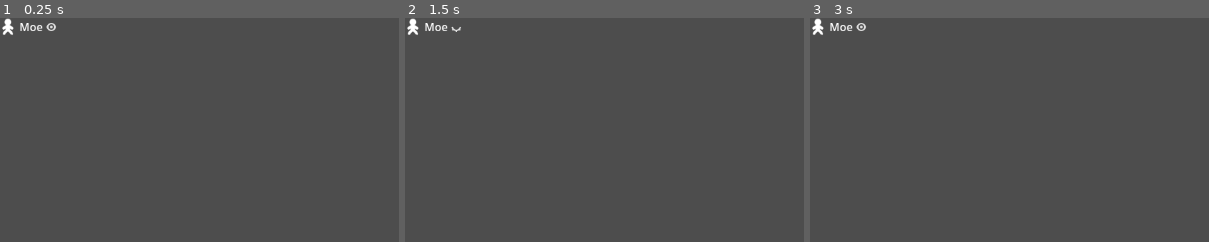
Above: before the commit, frames 1-3 (left to right).
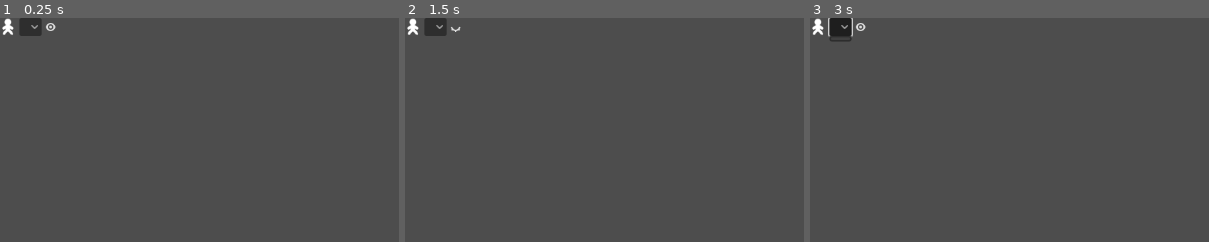
Above: after the commit, the same moments.

Repository: Crystalwarrior/AO2-LogReader
Game: Godot game, scene res://Objects/Character.tscn
The game is run twice, just before and just after one commit, with the same random seed, the same clock (stepped at 60 frames per second) and the same inputs. This scene is started directly instead of the project's main scene.
Inputs (mouse positions are % of the whole screen's width and height, from its top left):
- Up to frame 1 (0.25 s): no input
- Up to frame 2 (1.5 s): click (4, 2) at 0.52 s; click (6, 2) at 1.25 s
- Up to frame 3 (3 s): click (6, 2) at 2 s; click (4, 2) at 2.77 s
The pictures show only the part of the screen within x 0-50%, y 0-50%; the shares and areas given below are measured in that part.

The runs differ from the first frame. In frame 1, 0.5% of the frame differs, in the area x 5-15%, y 0-9%; in frame 2, 0.4%; in frame 3, 0.6%, in the area x 4-15%, y 0-11%.

Commit message:
Implemented correctly collecting characters
Now the program correctly collect the characters with all their aliases.

Diff:
--- a/Objects/Character.gd
+++ b/Objects/Character.gd
@@ -1,6 +1,27 @@
 extends HBoxContainer
 
-var AOID
-var charName
-var showName
+var id
+var names = []
 var color
+var mapChar
+var disconnectState
+
+func add_name(newName):
+	if !names.has(newName):
+		names.append(newName)
+		$Names.add_item(newName)
+
+func set_icon():
+	pass
+
+#func change_connectionState(state):
+	#if state:
+		#if charName != null:
+			#print(charName + " SET DISCONNECT TO " + str(state))
+		#else:
+			#if showName != null:
+				#print(showName + " SET DISCONNECT TO " + str(state))
+	#disconnectState = state
+	#get_node("Icon/Disconnect").visible = state
+	#if mapChar != null:
+		#mapChar.get_child(0).visible = state
--- a/Objects/Character.tscn
+++ b/Objects/Character.tscn
@@ -1,8 +1,9 @@
-[gd_scene load_steps=5 format=3 uid="uid://ddmxeq6e646fp"]
+[gd_scene load_steps=6 format=3 uid="uid://ddmxeq6e646fp"]
 
 [ext_resource type="Script" path="res://Objects/Character.gd" id="1_d0qnn"]
 [ext_resource type="Texture2D" uid="uid://cdpxsjmlhhqds" path="res://Assets/Bean.png" id="1_ov07w"]
 [ext_resource type="Texture2D" uid="uid://bm342d3lsa4qa" path="res://Assets/GuiVisibilityVisible.svg" id="2_ix08b"]
+[ext_resource type="Texture2D" uid="uid://b6dagfaoejst8" path="res://Assets/disconnect.svg" id="3_s7833"]
 [ext_resource type="Texture2D" uid="uid://oiisi4853yoi" path="res://Assets/GuiVisibilityHidden.svg" id="3_swi4v"]
 
 [node name="HBoxContainer" type="HBoxContainer"]
@@ -17,7 +18,26 @@
 expand_mode = 1
 stretch_mode = 5
 
+[node name="Disconnect" type="TextureRect" parent="Icon"]
+visible = false
+self_modulate = Color(1, 1, 1, 0.729412)
+layout_mode = 1
+anchors_preset = 15
+anchor_right = 1.0
+anchor_bottom = 1.0
+offset_left = -1.0
+offset_right = 1.0
+grow_horizontal = 2
+grow_vertical = 2
+texture = ExtResource("3_s7833")
+expand_mode = 3
+
+[node name="Names" type="OptionButton" parent="."]
+layout_mode = 2
+selected = 0
+
 [node name="Name" type="Label" parent="."]
+visible = false
 layout_mode = 2
 text = "Moe"
 
--- a/main_window.gd
+++ b/main_window.gd
@@ -22,6 +22,7 @@
 
 #{"showname": "charfolder"}
 var shownames: Dictionary = {}
+var characters = []
 
 func _process(delta):
 	if current_file_path and last_date_modified != FileAccess.get_modified_time(current_file_path):
@@ -71,7 +72,6 @@
 	var message = line.substr(line.find(":")+1).strip_edges()
 	var speaker = line.substr(0, line.find(":")).strip_edges()
 
-	var character = find_character(line)
 
 #	if !is_ooc:
 #
@@ -82,8 +82,6 @@
 #					found = true
 #			if found == false and line.find("[") != -1:
 #				create_character(charName, line)
-
-
 
 	var italics = false
 	if is_ooc:
@@ -95,7 +93,7 @@
 			var fromID = line.split("] ")[1].split("[")[1]
 			var to = line.split("] ")[3].rsplit(".")[0]
 			var toID = line.split("] ")[2].split("[")[1]
-			emit_signal("movement", character, from, fromID, to, toID)
+			#emit_signal("movement", character, from, fromID, to, toID)
 	else:
 		var actions = ["shouts", "has "]
 		for action in actions:
@@ -132,85 +130,155 @@
 	parsed_view.add_text(message + "\n")
 	if italics:
 		parsed_view.pop()
-
-func create_character(charfolder, showName, AOID, line):
+	if !is_ooc or line.contains("moves from"):
+		var nameArray
+		if speaker == hostname and line.contains("moves from"):
+			nameArray = [line.split("]")[1].lstrip(" ").split("moves from")[0].strip_edges()]
+		else:
+			nameArray = _clean_name(speaker)
+		if nameArray.is_empty():
+			return
+		var currentCharacter = _find_character(nameArray)
+		if currentCharacter == null:
+			#CREATE NEW CHARACTER
+			currentCharacter = create_character(characters.size(), line)
+		for currentName in nameArray:
+			if currentName != "":
+				currentCharacter.add_name(currentName)
+
+
+
+
+func create_character(id, line):
 # PUT CHARACTER INTO THE LIST
 	var newChar = characterNode.instantiate()
-	newChar.name = charfolder
-	newChar.charName = charfolder
 	newChar.color = Color.from_hsv((%CharacterList.get_child_count() * 137.508)/100, 0.6, 0.9)
-	newChar.get_node("Name").text = charfolder
-	if AOID != null:
-		newChar.AOID = AOID
-	if showName != null:
-		newChar.showName = showName
-	var icon = get_speakerIcon(charfolder)
-	if icon is ImageTexture:
-		newChar.get_node("Icon").texture = icon
-	else:
-		newChar.get_node("Icon").modulate = newChar.color
+	newChar.id = id
 	%CharacterList.add_child(newChar)
+	characters.append(newChar)
+	#newChar.name = charfolder
+	#newChar.charName = charfolder
+	#newChar.get_node("Name").text = charfolder
+	#if AOID != null:
+		#newChar.AOID = AOID
+	#if showName != null:
+		#newChar.showName = showName
+	#var icon = get_speakerIcon(charfolder)
+	#if icon is ImageTexture:
+		#newChar.get_node("Icon").texture = icon
+	#else:
+		#newChar.get_node("Icon").modulate = newChar.color
 
 #PLACE CHARACTER ON THE MAP
 	# FIND AREANAME AND AREAID
-	var areaName = null
-	var areaID = -1
-	if line.find(": }}}[") != -1:
-		areaID = line.split(": }}}[")[1].split("]")[0]
-	if line.find("moves from") != -1:
-		areaName = line.split("] ")[3].rsplit(".")[0]
-		areaID = line.split("] ")[2].split("[")[1]
-	if line.find("enters from") != -1:
-		return
-
-	# EMIT SIGNAL TO AREAS
-	if areaID != "-1":
-		get_owner().get_node("Areas").Place_character(charfolder, icon, newChar.color, areaName, areaID)
+	#var areaName = null
+	#var areaID = -1
+	#if line.find(": }}}[") != -1:
+		#areaID = line.split(": }}}[")[1].split("]")[0]
+	#if line.find("moves from") != -1:
+		#areaName = line.split("] ")[3].rsplit(".")[0]
+		#areaID = line.split("] ")[2].split("[")[1]
+	#if line.find("enters from") != -1:
+		#return
+
+	#if areaID != "-1":
+		#get_owner().get_node("Areas").place_character(charfolder, icon, newChar.color, areaName, areaID)
 
 	return newChar
 
-func find_character(line):
-	var speaker
-	var charName
-	var showName
-	var AOID = null
-	var moveline = false
-	# FINDING AOID (ID in AO, different from ID used in this program)
-	# AND THE FULL NAME (MEANING SHOWNAME AND CHARACTERNAME TOGETHER)
-	if line.find("moves from") != -1:
-		speaker = line.split("]")[1].lstrip(" ").split("moves from")[0].rstrip(" ")
-		AOID = int(line.substr(line.find("[")+1, line.find("]")-line.find("[")-1))
-		moveline = true
-	if line.find("enters from") != -1:
-		speaker = line.split("]")[1].lstrip(" ").split("enters from")[0].rstrip(" ")
-		AOID = int(line.substr(line.find("[")+1, line.find("]")-line.find("[")-1))
-		moveline = true
-	if line.find(": }}}[") != -1:
-		speaker = line.split(":")[0].strip_edges()
-
-	if speaker == null:
-		return null
-
-	# IF THERE IS <SHOWNAME>(CHARNAME) STRIP OUT THE SHOWNAME
-	var showname = speaker.substr(0, speaker.find("(")).strip_edges()
-	var charfolder = showname
-	if showname != speaker:
-		charfolder = speaker.substr(showname.length()+1).strip_edges().trim_prefix("(").trim_suffix(")")
-
-	if charfolder in shownames:
-		charfolder = shownames[charfolder]
-	for char in %CharacterList.get_children():
-		if char.charName == charName:
-			if showname != null:
-				if char.showName != showname:
-					char.showName = showname
-			return char
-		if AOID != null and char.AOID == AOID:
-			return char
-		if showname != null and char.showName == showname:
-			return char
-
-	return create_character(charfolder, showname, AOID, line)
+func _clean_name(speaker):
+	var speakerArray = []
+	if speaker.split("(").size() > 1:
+		var splitArray = speaker.split("(")
+		speaker = splitArray[0].strip_edges() + "(" + splitArray[splitArray.size()-1].strip_edges()
+		speakerArray.append(splitArray[0].strip_edges())
+		speakerArray.append(splitArray[splitArray.size()-1].strip_edges().rstrip(")"))
+	elif speaker != "":
+		speakerArray.append(speaker.strip_edges())
+	return speakerArray
+
+func _find_character(nameArray):
+	#var id
+	#for currentName in nameArray:
+		#for currentID in names.keys():
+			#for alias in names[currentID]:
+				#if alias == currentName:
+					#return id
+	#return null
+	if nameArray.has("???"):
+		print("============")
+		print(nameArray)
+		print("#")
+	for character in characters:
+		if nameArray.has("???"):
+			print(character.names)
+		for currentName in nameArray:
+			for alias in character.names:
+				if alias == currentName:
+					return character
+	return null
+	#if showName:
+		#id = find_id(showName)
+	#if folderName and id == null:
+		#id = find_id(folderName)
+
+	#if id != null:
+		#if showName:
+			#if !names[id].has(showName):
+				#names[id].append(showName)
+		#if folderName:
+			#if !names[id].has(folderName):
+				#names[id].append(folderName)
+	#elif showName != null and folderName != null:
+		#id = names.size()
+		#names[id] = []
+		#if showName:
+			#names[id].append(showName)
+		#if folderName:
+			#names[id].append(folderName)
+
+#func find_character(line):
+	#var speaker
+	#var charName
+	#var showName
+	#var AOID = null
+	#var moveline = false
+	## FINDING AOID (ID in AO, different from ID used in this program)
+	## AND THE FULL NAME (MEANING SHOWNAME AND CHARACTERNAME TOGETHER)
+	#if line.find("moves from") != -1:
+		#speaker = line.split("]")[1].lstrip(" ").split("moves from")[0].rstrip(" ")
+		#AOID = int(line.substr(line.find("[")+1, line.find("]")-line.find("[")-1))
+		#moveline = true
+	#if line.find("enters from") != -1:
+		#speaker = line.split("]")[1].lstrip(" ").split("enters from")[0].rstrip(" ")
+		#AOID = int(line.substr(line.find("[")+1, line.find("]")-line.find("[")-1))
+		#moveline = true
+	#if line.find(": }}}[") != -1:
+		#speaker = line.split(":")[0].strip_edges()
+#
+	#if speaker == null:
+		#return null
+#
+	## IF THERE IS <SHOWNAME>(CHARNAME) STRIP OUT THE SHOWNAME
+	#var showname = speaker.substr(0, speaker.find("(")).strip_edges()
+	#var charfolder = showname
+	#if showname != speaker:
+		#charfolder = speaker.substr(showname.length()+1).strip_edges().trim_prefix("(").trim_suffix(")")
+#
+	#if charfolder in shownames:
+		#charfolder = shownames[charfolder]
+	#for char in %CharacterList.get_children():
+		#if char.charName == charName:
+			#if showname != null:
+				#if char.showName != showname:
+					#char.showName = showname
+			#return char
+		#if AOID != null and char.AOID == AOID:
+			#return char
+		#if showname != null and char.showName == showname:
+			#return char
+#
+	#return create_character(charfolder, showname, AOID, line)
 
 func get_speakerIcon(charfolder):
 	var speaker_icon = asset_folder_path + "/characters/" + charfolder + "/char_icon.png"
@@ -227,6 +295,13 @@
 	var lines = logview.text.split("\n")
 	for line in lines:
 		parse_line(line)
+	#print("CHARACTERS")
+	#for character in characters:
+		#print(character.names)
+	#for currentCharacter in characters:
+		#print("===================")
+		#for currentname in currentCharacter.names:
+			#print(currentname)
 
 
 func open_logfile(path):
--- a/project.godot
+++ b/project.godot
@@ -12,7 +12,7 @@
 
 config/name="AO2 LogReader"
 run/main_scene="res://view.tscn"
-config/features=PackedStringArray("4.1", "GL Compatibility")
+config/features=PackedStringArray("4.2", "GL Compatibility")
 config/icon="res://icon.svg"
 
 [rendering]
Not shown: 1 places in main_window.tscn that only renumber resources
